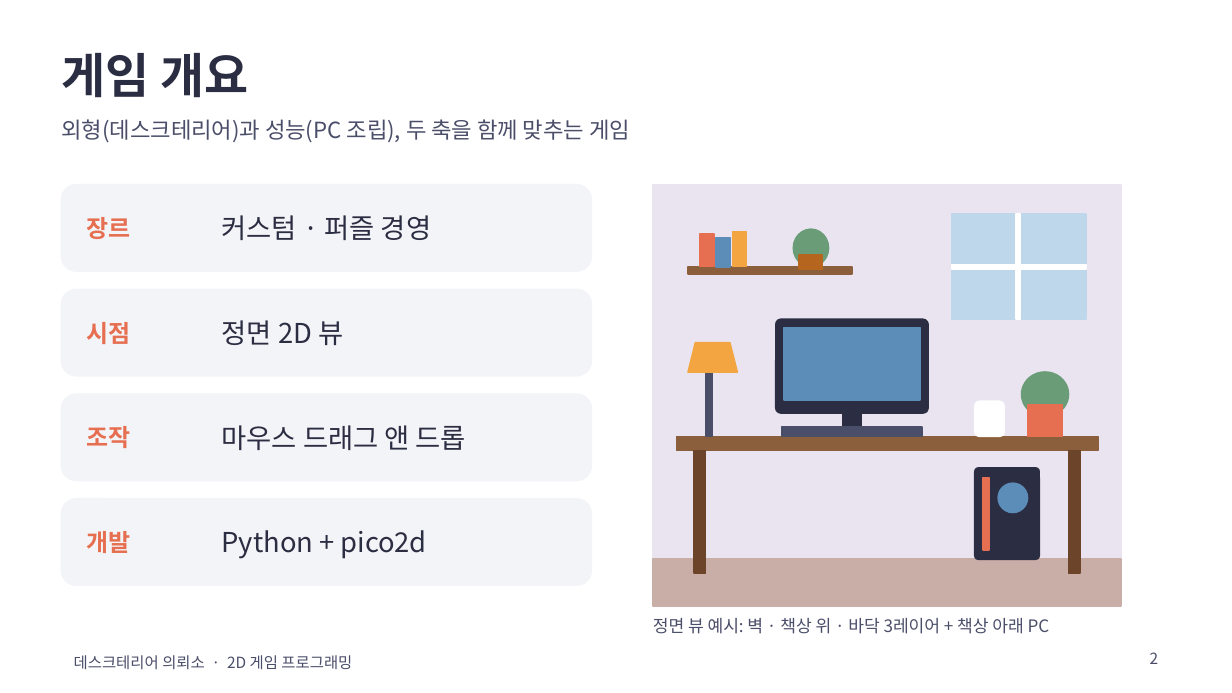
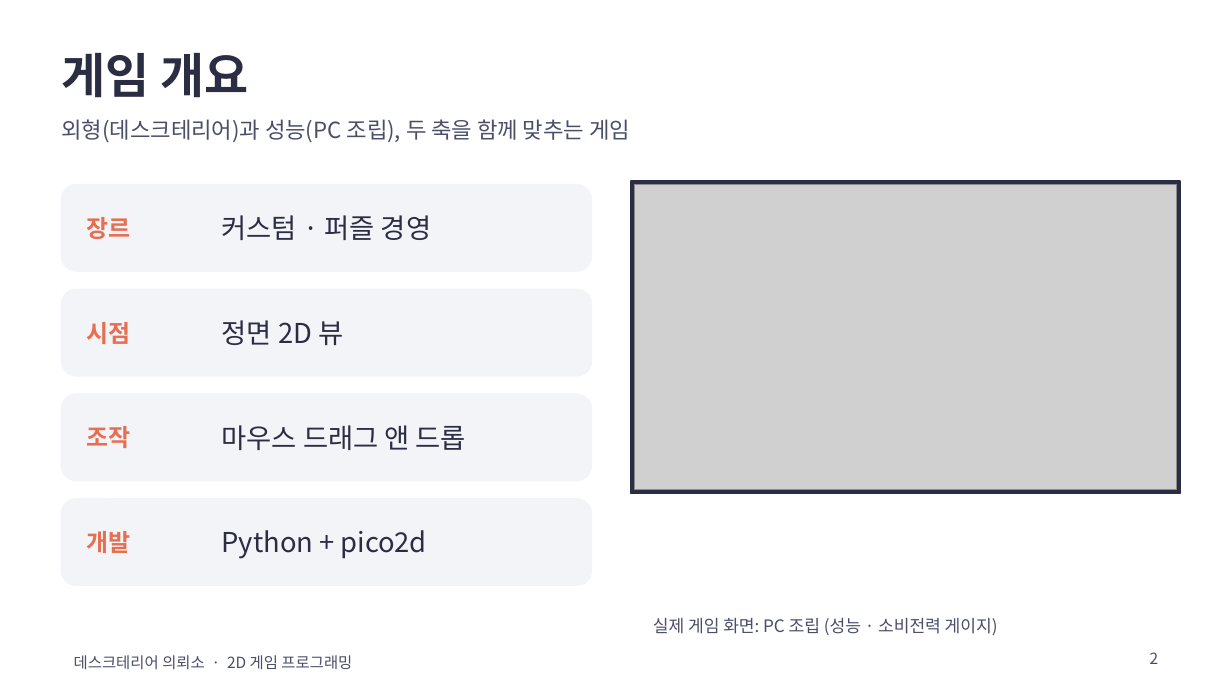
Before and after one commit to gladinoo/2DGAMEPROJECT, a slide deck: slide 2 of docs/데스크테리어의뢰소_발표.pptx. Drawn at 1232x693 pixels with LibreOffice and Linux fonts; fonts in the diff are those of the drawing; grey boxes stand for pictures. Boxes give left, top, right and bottom in pixels: in the first picture for what was removed or moved away, otherwise in the second. Text is boxed around its words. In the diff, an @@ line names an element or a change of style, - is before the commit and + after.

```diff
--- a/docs/데스크테리어의뢰소_발표.pptx
+++ b/docs/데스크테리어의뢰소_발표.pptx
@@ rectangle: place and size @@
-rectangle at box(653, 185, 1121, 559)
+rectangle at box(631, 181, 1180, 494)
@@ rectangle at box(631, 181, 1180, 494): fill #E9E4F0 to #2B2D42; outline #E9E4F0 1 pt to #2B2D42 1 pt @@
@@ picture added at box(634, 185, 1177, 490) @@
@@ rectangle removed at box(700, 234, 713, 267) @@
@@ rectangle removed at box(716, 238, 729, 267) @@
@@ rectangle removed at box(733, 232, 747, 266) @@
@@ ellipse removed at box(793, 229, 828, 266) @@
@@ rectangle removed at box(951, 214, 1085, 319) @@
@@ rectangle removed at box(1015, 214, 1020, 319) @@
@@ rectangle removed at box(687, 267, 851, 275) @@
@@ rectangle removed at box(800, 255, 823, 269) @@
@@ rectangle removed at box(951, 265, 1085, 270) @@
@@ rounded rectangle removed at box(776, 319, 929, 413) @@
@@ rectangle removed at box(784, 328, 919, 400) @@
@@ trapezoid removed at box(687, 342, 737, 372) @@
@@ rectangle removed at box(706, 366, 713, 436) @@
@@ ellipse removed at box(1021, 372, 1068, 416) @@
@@ rectangle removed at box(843, 413, 861, 436) @@
@@ rounded rectangle removed at box(975, 402, 1004, 436) @@
@@ rectangle removed at box(1027, 405, 1062, 437) @@
@@ rectangle removed at box(676, 436, 1098, 450) @@
@@ rectangle removed at box(781, 428, 922, 437) @@
@@ rectangle removed at box(694, 451, 706, 574) @@
@@ rounded rectangle removed at box(975, 468, 1039, 559) @@
@@ rectangle removed at box(983, 478, 989, 551) @@
@@ rectangle removed at box(1068, 451, 1080, 574) @@
@@ ellipse removed at box(998, 483, 1027, 513) @@
@@ rectangle removed at box(653, 559, 1121, 606) @@
@@ text at box(653, 618, 998, 635): text changed @@
-정면 뷰 예시: 벽 · 책상 위 · 바닥 3레이어 + 책상 아래 PC
+실제 게임 화면: PC 조립 (성능 · 소비전력 게이지)
```
Also in this commit, not shown: 1 other slide changed, 2 slides added, 1 slide removed, 6 other files.
